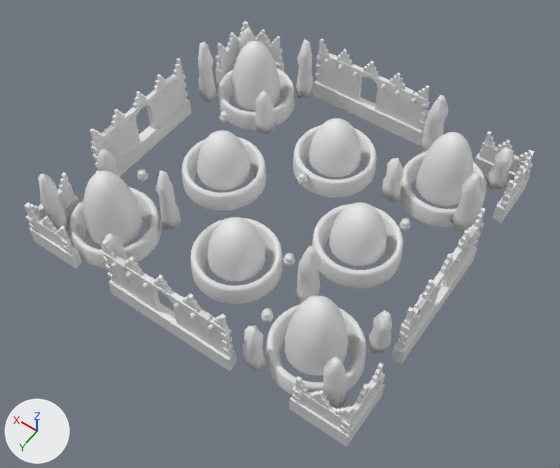
A saved change to the COLLADA model art/meshes/structural/macrobian/wonder.dae.
One viewpoint serves both versions: a camera (50 mm lens) standing at (-33.4, 47.4, 68.8) and looking at (-1.9, 3.3, -0.5). Arrows for +X, +Y and +Z are at lower left; the lights stay in place. The picture after the commit comes second. Where no turn or scale is listed for an object, it has been applied to the vertices.

In view in the first picture: 'wonder'.
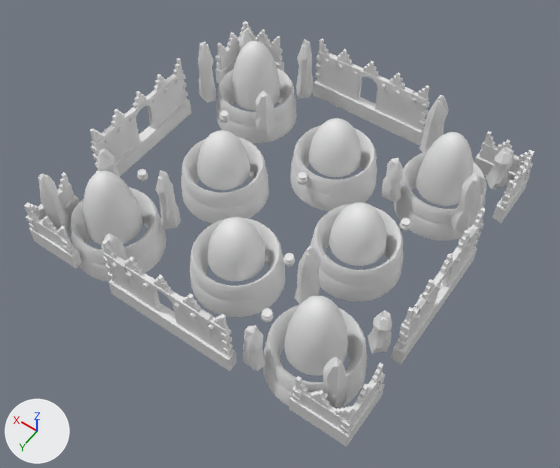
The newer file is also turned or shifted as a whole; pictures and numbers use the older file's frame.

Location of each change, (x1, y1, x2, y2) in pixels of the pictures (560 x 468 px):
part 1 of me_cubo_565, added
    after: (181, 167, 269, 223)
part 2 of me_cubo_565, added
    after: (71, 215, 166, 281)
part 3 of me_cubo_565, added
    after: (264, 340, 367, 406)
part 4 of me_cubo_565, added
    after: (216, 94, 297, 143)
part 5 of me_cubo_565, added
    after: (393, 178, 485, 241)
part 6 of me_cubo_565, added
    after: (310, 236, 404, 302)
part 7 of me_cubo_565, added
    after: (190, 252, 285, 317)
part 8 of me_cubo_565, added
    after: (290, 155, 377, 211)

What changed in the scene script:
```text
Change me_cubo_565:
    used by ob_wonder; location = (0.0, 0.0, 0.0)
    remove me_cubo_565.from_pydata(...)  # 6766 vertices, 11416 faces; spans x -21.4..20.8, y -20.3..19.9, z -1.6..8.6
    add me_cubo_565.from_pydata(...)  # 8046 vertices, 13464 faces; spans x -21.4..20.8, y -20.3..19.9, z -3.7..8.6
    me_cubo_565 part 1: the loose piece of 160 vertices spanning x 3.9..14.1, y -5.5..4.7, z -1.5..1.2 is copied, and the copy is scaled about its middle by 1.06, then moved by (0.0, 0.0, -2.1); it spans x 3.6..14.4, y -5.7..5.0, z -3.7..-0.8
    me_cubo_565 part 2: the loose piece of 160 vertices spanning x 8.8..19.0, y 8.3..18.4, z -1.5..1.2 is copied, and the copy is scaled about its middle by 1.06, then moved by (0.0, 0.0, -2.1); it spans x 8.5..19.3, y 8.0..18.7, z -3.7..-0.8
    me_cubo_565 part 3: the loose piece of 160 vertices spanning x -18.6..-8.4, y 8.3..18.4, z -1.5..1.2 is copied, and the copy is scaled about its middle by 1.06, then moved by (0.0, 0.0, -2.1); it spans x -18.9..-8.2, y 8.0..18.7, z -3.7..-0.8
    me_cubo_565 part 4: the loose piece of 160 vertices spanning x 8.8..19.0, y -18.5..-8.4, z -1.5..1.2 is copied, and the copy is scaled about its middle by 1.06, then moved by (0.0, 0.0, -2.1); it spans x 8.5..19.3, y -18.8..-8.1, z -3.7..-0.8
    me_cubo_565 part 5: the loose piece of 160 vertices spanning x -18.6..-8.4, y -18.5..-8.4, z -1.5..1.2 is copied, and the copy is scaled about its middle by 1.06, then moved by (0.0, 0.0, -2.1); it spans x -18.9..-8.2, y -18.8..-8.1, z -3.7..-0.8
    me_cubo_565 part 6: the loose piece of 160 vertices spanning x -14.9..-4.8, y -5.5..4.7, z -1.5..1.2 is copied, and the copy is scaled about its middle by 1.06, then moved by (0.0, 0.0, -2.1); it spans x -15.2..-4.5, y -5.7..5.0, z -3.7..-0.8
    me_cubo_565 part 7: the loose piece of 160 vertices spanning x -5.2..4.9, y 4.0..14.1, z -1.5..1.2 is copied, and the copy is scaled about its middle by 1.06, then moved by (0.0, 0.0, -2.1); it spans x -5.5..5.2, y 3.7..14.4, z -3.7..-0.8
    me_cubo_565 part 8: the loose piece of 160 vertices spanning x -5.8..4.4, y -14.9..-4.7, z -1.5..1.2 is copied, and the copy is scaled about its middle by 1.06, then moved by (0.0, 0.0, -2.1); it spans x -6.1..4.6, y -15.2..-4.5, z -3.7..-0.8
```
